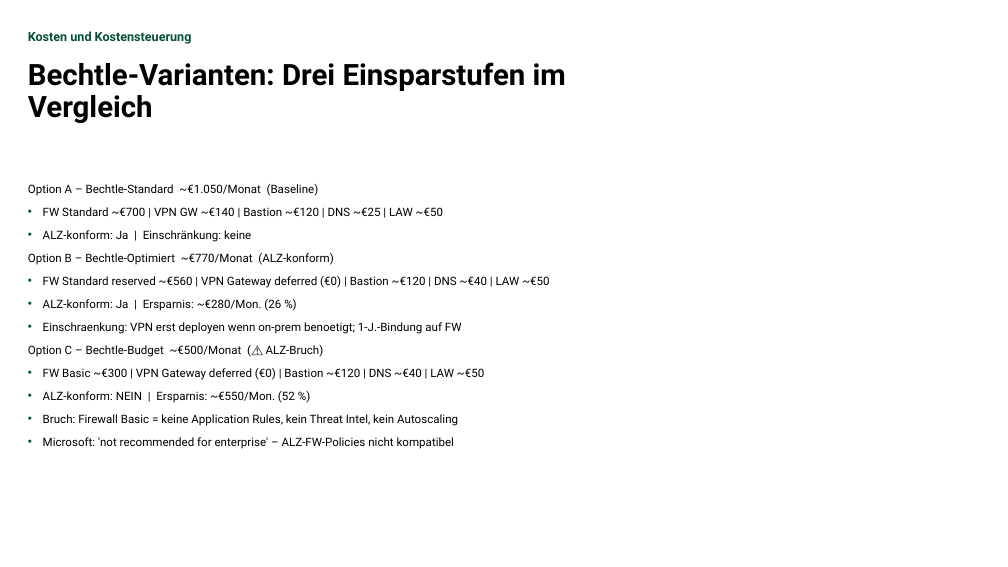
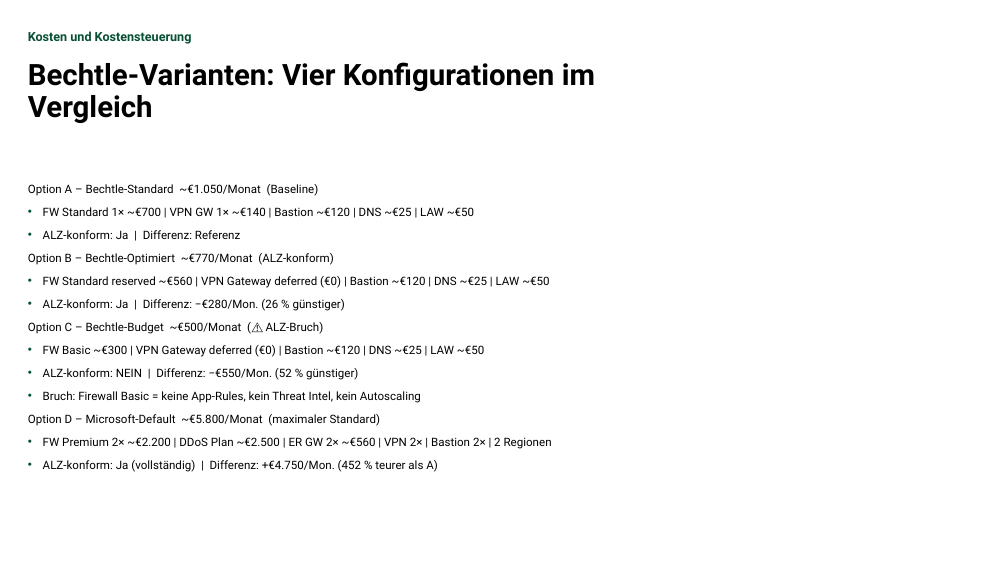
Before and after one commit to YannickBeck/azure-landing-zone, a slide deck: slide 27 of docs/konzept/Powerpoint/Azure-Landing-Zone-Konzept.pptx. Drawn at 1008x567 pixels with LibreOffice and Linux fonts; fonts in the diff are those of the drawing; background and template pictures are left out. Boxes give left, top, right and bottom in pixels: in the first picture for what was removed or moved away, otherwise in the second. Text is boxed around its words. In the diff, an @@ line names an element or a change of style, - is before the commit and + after.

```diff
--- a/docs/konzept/Powerpoint/Azure-Landing-Zone-Konzept.pptx
+++ b/docs/konzept/Powerpoint/Azure-Landing-Zone-Konzept.pptx
@@ title at <box>28,62,595,123</box>: text changed @@
-Bechtle-Varianten: Drei Einsparstufen im Vergleich
+Bechtle-Varianten: Vier Konfigurationen im Vergleich
@@ text at <box>43,207,474,239</box>: text changed @@
-  • FW Standard ~€700 | VPN GW ~€140 | Bastion ~€120 | DNS ~€25 | LAW ~€50
-  • ALZ-konform: Ja | Einschränkung: keine
+  • FW Standard 1× ~€700 | VPN GW 1× ~€140 | Bastion ~€120 | DNS ~€25 | LAW ~€50
+  • ALZ-konform: Ja | Differenz: Referenz
@@ text at <box>43,276,549,311</box>: text changed @@
-  • FW Standard reserved ~€560 | VPN Gateway deferred (€0) | Bastion ~€120 | DNS ~€40 | LAW ~€50
-  • ALZ-konform: Ja | Ersparnis: ~€280/Mon. (26 %)
-  • Einschraenkung: VPN erst deployen wenn on-prem benoetigt; 1-J.-Bindung auf FW
+  • FW Standard reserved ~€560 | VPN Gateway deferred (€0) | Bastion ~€120 | DNS ~€25 | LAW ~€50
+  • ALZ-konform: Ja | Differenz: −€280/Mon. (26 % günstiger)
@@ text at <box>28,345,552,472</box>: text changed @@
-  • FW Basic ~€300 | VPN Gateway deferred (€0) | Bastion ~€120 | DNS ~€40 | LAW ~€50
-  • ALZ-konform: NEIN | Ersparnis: ~€550/Mon. (52 %)
-  • Bruch: Firewall Basic = keine Application Rules, kein Threat Intel, kein Autoscaling
-  • Microsoft: 'not recommended for enterprise' – ALZ-FW-Policies nicht kompatibel
+  • FW Basic ~€300 | VPN Gateway deferred (€0) | Bastion ~€120 | DNS ~€25 | LAW ~€50
+  • ALZ-konform: NEIN | Differenz: −€550/Mon. (52 % günstiger)
+  • Bruch: Firewall Basic = keine App-Rules, kein Threat Intel, kein Autoscaling
+Option D – Microsoft-Default ~€5.800/Monat (maximaler Standard)
+  • FW Premium 2× ~€2.200 | DDoS Plan ~€2.500 | ER GW 2× ~€560 | VPN 2× | Bastion 2× | 2 Regionen
+  • ALZ-konform: Ja (vollständig) | Differenz: +€4.750/Mon. (452 % teurer als A)
```
Also in this commit, not shown: 3 other files.
